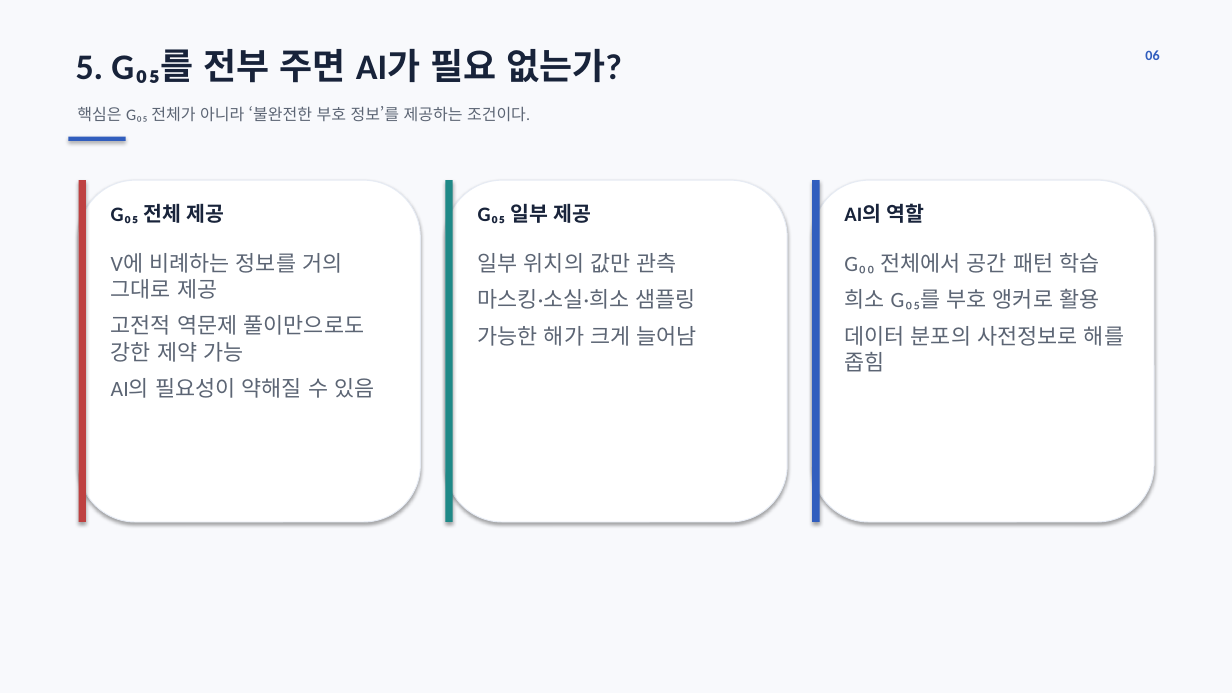
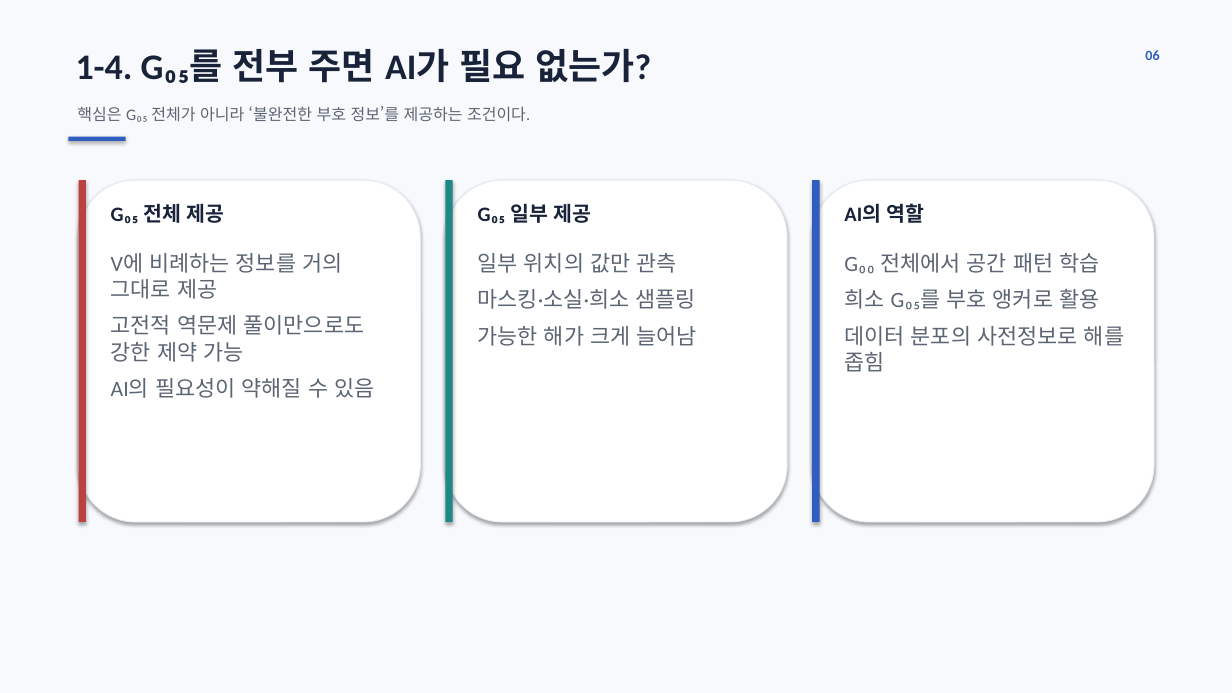
Before and after one commit to ohyunu525/KK-AI, a slide deck: slide 22 of Documents/보고서 파일.pptx (slide 21 before the commit). Drawn at 1232x693 pixels with LibreOffice and Linux fonts; fonts in the diff are those of the drawing. Boxes give left, top, right and bottom in pixels: in the first picture for what was removed or moved away, otherwise in the second. Text is boxed around its words. In the diff, an @@ line names an element or a change of style, - is before the commit and + after.

```diff
--- a/Documents/보고서 파일.pptx
+++ b/Documents/보고서 파일.pptx
@@ text at <box>76,49,651,83</box>: text changed @@
-5. G₀₅를 전부 주면 AI가 필요 없는가?
+1-4. G₀₅를 전부 주면 AI가 필요 없는가?
```
Also in this commit, not shown: 4 other slides changed, 2 slides added, 1 slide removed, 1 other file.
